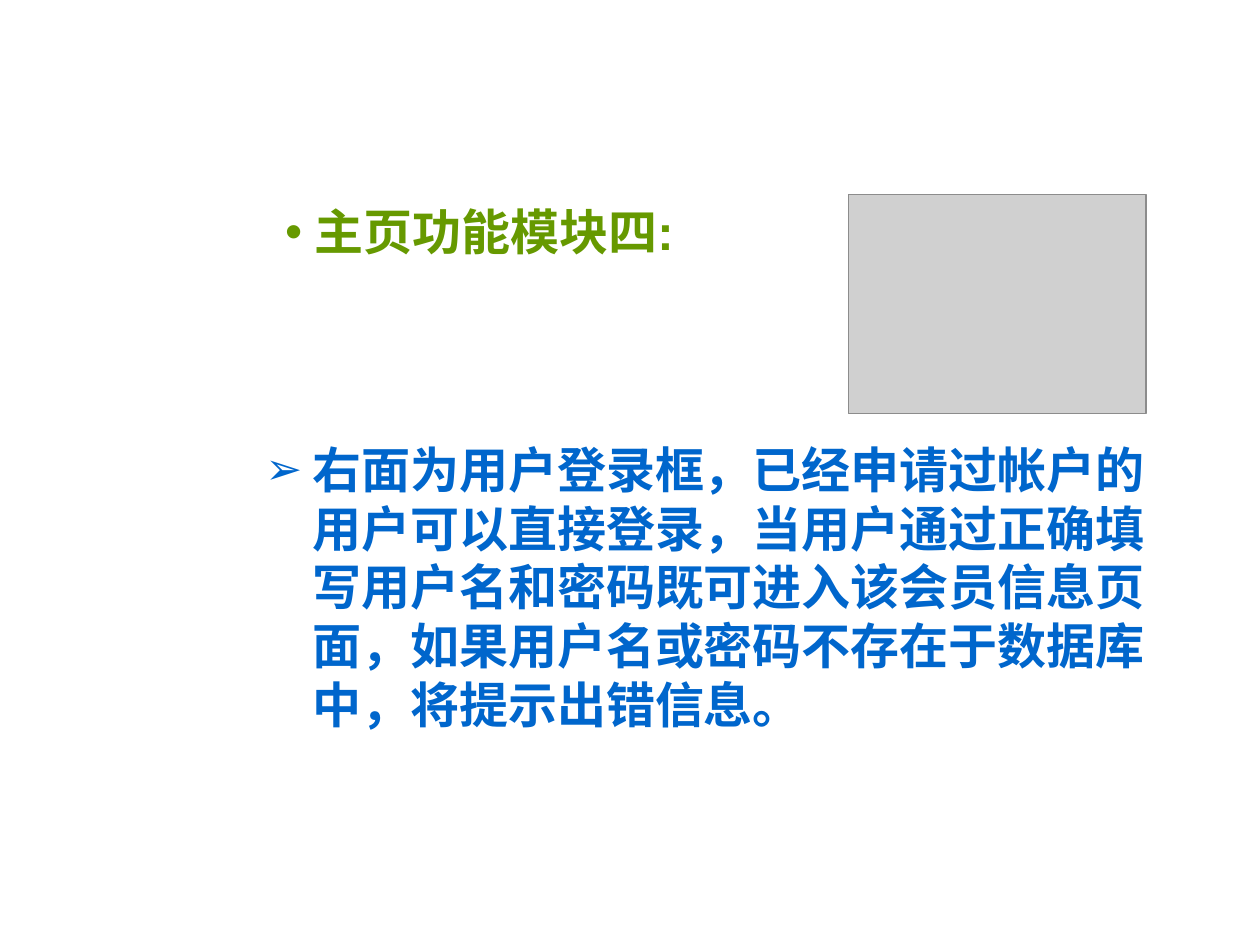
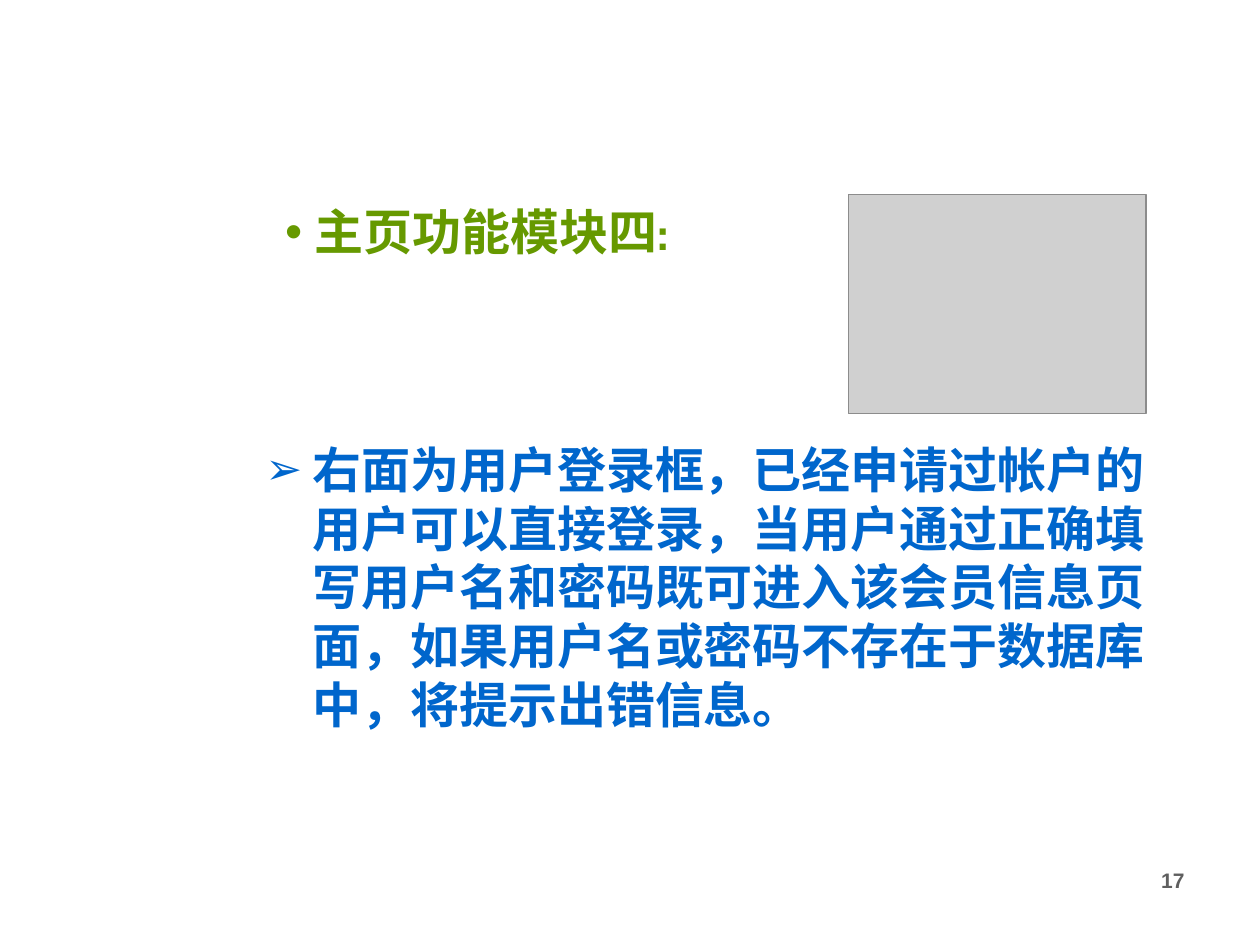
Before and after one commit to king1314okok/littlejsDesign, a slide deck: slide 17 of littleJS/论文/毕设答辩PPT参考.ppt. Drawn at 1260x945 pixels with LibreOffice and Linux fonts; fonts in the diff are those of the drawing; grey boxes stand for pictures; background and template pictures are left out. Boxes give left, top, right and bottom in pixels: in the first picture for what was removed or moved away, otherwise in the second. Text is boxed around its words. In the diff, an @@ line names an element or a change of style, - is before the commit and + after.

```diff
--- a/littleJS/论文/毕设答辩PPT参考.ppt
+++ b/littleJS/论文/毕设答辩PPT参考.ppt
@@ title "主页功能模块四:" at [315,208,669,255]: font Arial to Cabin @@
@@ text "右面为用户登录框，已经申请过帐户的用户可以直接登录，当用户通过正确填写用户名和密码既可进入该会员信息页面，如果用户名或密 ..." at [313,446,1145,730]: font Arial to Cabin @@
@@ page number at [1161,873,1184,888]: font Times New Roman to Arial, text colour #FFFFFF to #5F5F5F; indent changed @@
```
Also in this commit, not shown: 45 other slides changed.
